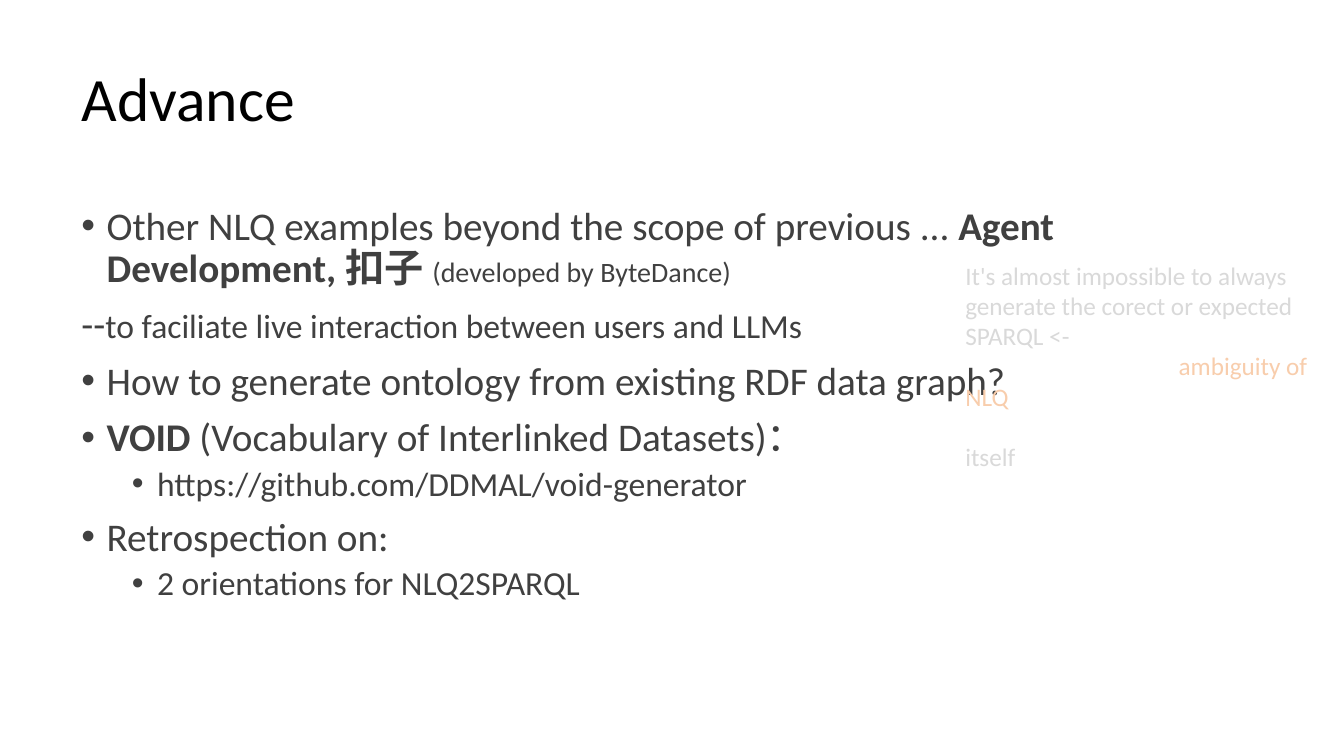
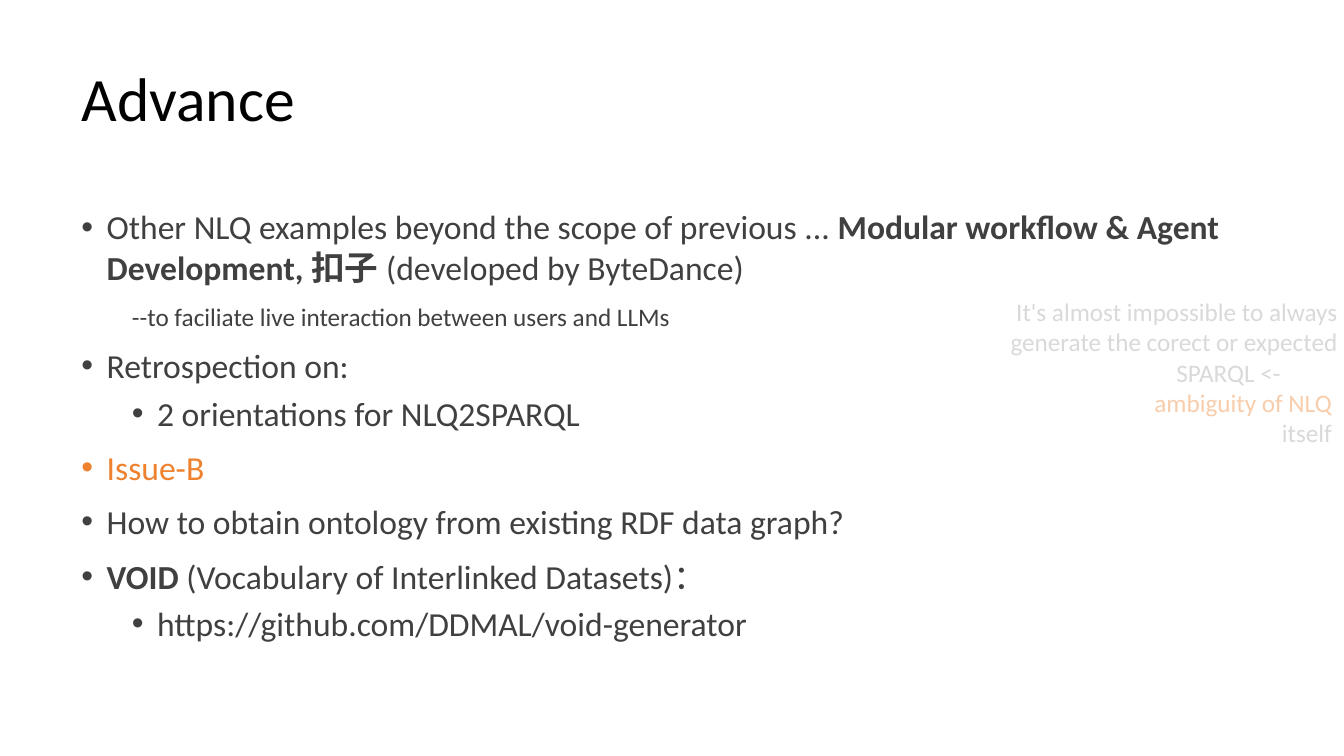
Before and after one commit to DDMAL/linkedmusic-queries, a slide deck: slide 13 of handOver_generalReviewOf_LinkedMusicQueries2024-2025.pptx (slide 11 before the commit). Drawn at 1344x756 pixels with LibreOffice and Linux fonts; fonts in the diff are those of the drawing. Boxes give left, top, right and bottom in pixels: in the first picture for what was removed or moved away, otherwise in the second. Text is boxed around its words. In the diff, an @@ line names an element or a change of style, - is before the commit and + after.

```diff
--- a/handOver_generalReviewOf_LinkedMusicQueries2024-2025.pptx
+++ b/handOver_generalReviewOf_LinkedMusicQueries2024-2025.pptx
@@ text at <box>107,215,1219,286</box>: text changed; size 28 to 24 pt @@
-• Other NLQ examples beyond the scope of previous ... Agent Development, 扣子 (developed by ByteDance)
+• Other NLQ examples beyond the scope of previous ... Modular workflow & Agent Development, 扣子 (developed by ByteDance)
@@ text "It's almost impossible to always ...": place and size @@
-text "It's almost impossible to always ..." at <box>965,261,1307,409</box>
+text "It's almost impossible to always ..." at <box>1011,298,1337,450</box>
@@ text at <box>1011,298,1337,416</box>: text changed @@
-It's almost impossible to always generate the corect or expected SPARQL <- *****************ambiguity of NLQ
+It's almost impossible to always generate the corect or expected SPARQL <-
+ambiguity of NLQ
@@ text at <box>107,308,747,642</box>: size 28 to 18 pt in "--to"; size 24 to 18 pt in "--to faciliate live interaction between users and ..."; size 28 to 24 pt in "VOID (Vocabulary of Interlinked Datasets)："; indent changed; line spacing 0.9 to 1 @@
@@ text at <box>107,355,844,540</box>: text changed; size 28 to 24 pt @@
-• How to generate ontology from existing RDF data graph?
+• Retrospection on:
+  • 2 orientations for NLQ2SPARQL
+• Issue-B
+• How to obtain ontology from existing RDF data graph?
@@ text at <box>1282,419,1332,450</box>: alignment left to right @@
@@ text at <box>107,524,580,600</box>: paragraphs removed @@
-• Retrospection on:
-  • 2 orientations for NLQ2SPARQL
```
Also in this commit, not shown: 9 other slides changed, 3 slides added.
